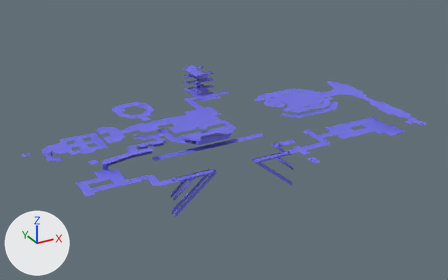
One commit to the FBX model Assets/Meshes/Environment/ModularKits/Encounter_001/Encounter_001_Floor_BaseMesh.fbx: the scene before it, then after it.
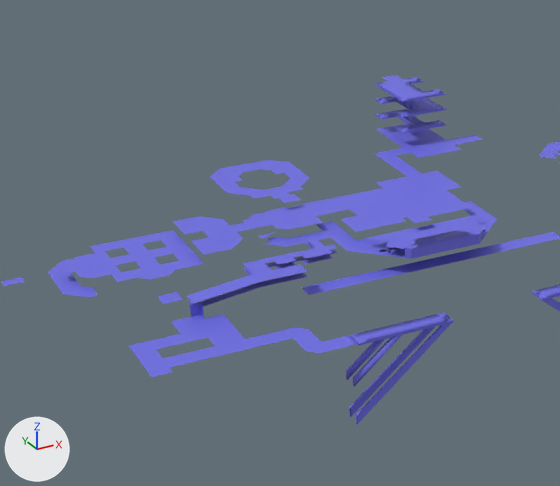
There are two pictures of each version: one whole from a 50 mm lens placed at (-212.4, -345.7, 110.6), pointed at (-71.9, -90.3, -17.1), one close up on the part from 4% to 59% of the width and 12% to 87% of the height. The lights are fixed; the arrows at lower left show +X, +Y and +Z. Where no turn or scale is listed for an object, it has been applied to the vertices. Vertices at the same position are counted once.

Objects in the first close-up: 'Encounter_001_Floor_BaseMesh'.
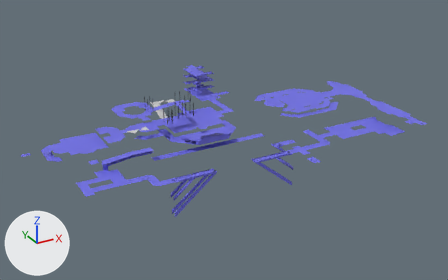
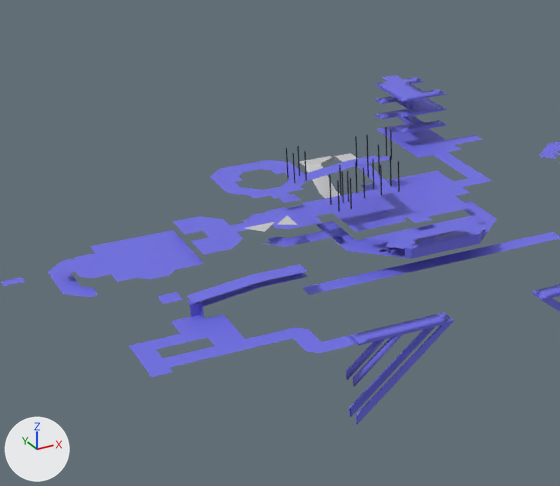
Where the newer file only moved an object's origin or applied its transform, the numbers keep the older frame.

Scene script edits in JSON lines:
```json
{"op": "add", "block": "mat_material_031", "code": ["mat_material_031 = principled_material('Material.031')", "mat_material_031.base_color = (0.0311, 0.0311, 0.0311)  # black #313131", "mat_material_031.metallic = 0.825", "mat_material_031.roughness = 0.387"]}
{"op": "add", "block": "mat_material_032", "code": ["mat_material_032 = principled_material('Material.032')", "mat_material_032.base_color = (0.8, 0.8, 0.8)  # white #e7e7e7", "mat_material_032.metallic = 0.667", "mat_material_032.roughness = 0.585"]}
{"block": "me_encounter_001_floor_basemesh", "where": "# used by ob_encounter_001_floor_basemesh; location = (-69.0, -91.0, -9.0)"}
{"op": "remove", "block": "me_encounter_001_floor_basemesh", "code": "me_encounter_001_floor_basemesh.from_pydata(...)  # 73474 vertices, 64946 faces; spans x -101.0..89.0, y -51.0..61.0, z -21.0..14.0"}
{"op": "add", "block": "me_encounter_001_floor_basemesh", "code": "me_encounter_001_floor_basemesh.from_pydata(...)  # 3549 vertices, 2726 faces; spans x -101.0..89.0, y -51.0..61.0, z -21.0..15.0"}
{"block": "me_encounter_001_floor_basemesh", "change": "me_encounter_001_floor_basemesh part 1: the loose piece of 9 vertices spanning x -39.0..-35.0, y 19.0..23.0, z 3.0 is copied, and the copy is moved by (0.0, -16.0, 4.0); it spans x -39.0..-35.0, y 3.0..7.0, z 7.0"}
{"block": "me_encounter_001_floor_basemesh", "change": "me_encounter_001_floor_basemesh part 2: the loose piece of 9 vertices spanning x -19.0..-15.0, y -5.0..-1.0, z 3.0 is copied, and the copy is moved by (-12.0, 8.0, 4.0); it spans x -32.0..-27.0, y 3.0..7.0, z 7.0"}
{"block": "me_encounter_001_floor_basemesh", "change": "me_encounter_001_floor_basemesh part 3: the loose piece of 9 vertices spanning x -19.0..-15.0, y -5.0..-1.0, z 3.0 is copied, and the copy is moved by (-8.0, 8.0, 4.0); it spans x -27.0..-23.0, y 3.0..7.0, z 7.0"}
{"block": "me_encounter_001_floor_basemesh", "change": "me_encounter_001_floor_basemesh part 4: the loose piece of 9 vertices spanning x -39.0..-35.0, y 19.0..23.0, z 3.0 is copied, and the copy is moved by (8.0, -12.0, -1.0); it spans x -31.0..-27.0, y 7.0..11.0, z 2.0"}
{"block": "me_encounter_001_floor_basemesh", "change": "me_encounter_001_floor_basemesh part 5: 13 loose pieces with 47864 vertices, spanning x -71.0..-37.0, y -13.0..3.0, z 0.0..1.0, are deleted"}
{"block": "me_encounter_001_floor_basemesh", "change": "me_encounter_001_floor_basemesh part 6: 22382 vertices removed from x -71.0..-1.0, y -13.0..41.0, z 0.0..2.0; 292 vertices added at x -77.0..9.0, y -1.0..39.0, z 0.0..15.0"}
{"block": "me_encounter_001_floor_basemesh", "change": "me_encounter_001_floor_basemesh part 7: the surface is now shaded flat"}
{"op": "remove", "block": "me_encounter_001_floor_basemesh", "code": "me_encounter_001_floor_basemesh.materials.append(mat_sy_steel_mat)  # white #e7e7e7"}
{"op": "add", "block": "me_encounter_001_floor_basemesh", "code": "me_encounter_001_floor_basemesh.materials.append(mat_material_032)  # white #e7e7e7"}
{"op": "add", "block": "me_encounter_001_floor_basemesh", "code": "me_encounter_001_floor_basemesh.materials.append(mat_material_031)  # black #313131"}
```

Changed parts and their boxes (x1, y1, x2, y2) in the close-ups (560 x 486 px):
```json
{"part": 1, "of": "me_encounter_001_floor_basemesh", "change": "added", "after": [303, 200, 327, 209]}
{"part": 2, "of": "me_encounter_001_floor_basemesh", "change": "added", "after": [339, 193, 362, 203]}
{"part": 3, "of": "me_encounter_001_floor_basemesh", "change": "added", "after": [355, 190, 379, 199]}
{"part": 4, "of": "me_encounter_001_floor_basemesh", "change": "added", "after": [333, 210, 357, 219]}
{"part": 5, "of": "me_encounter_001_floor_basemesh", "change": "deleted", "before": [186, 236, 337, 303]}
{"part": 6, "of": "me_encounter_001_floor_basemesh", "change": "cut back", "before": [187, 148, 433, 304], "after": [105, 127, 492, 272]}
```
